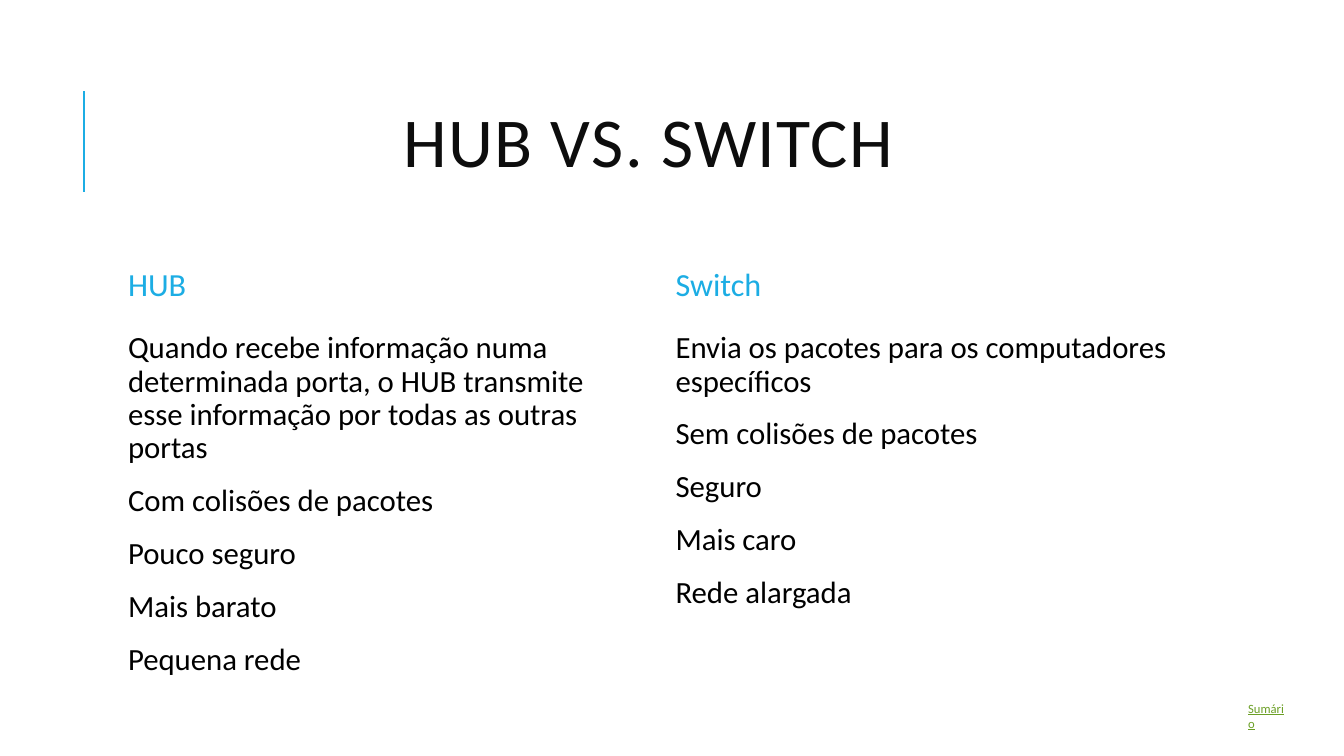
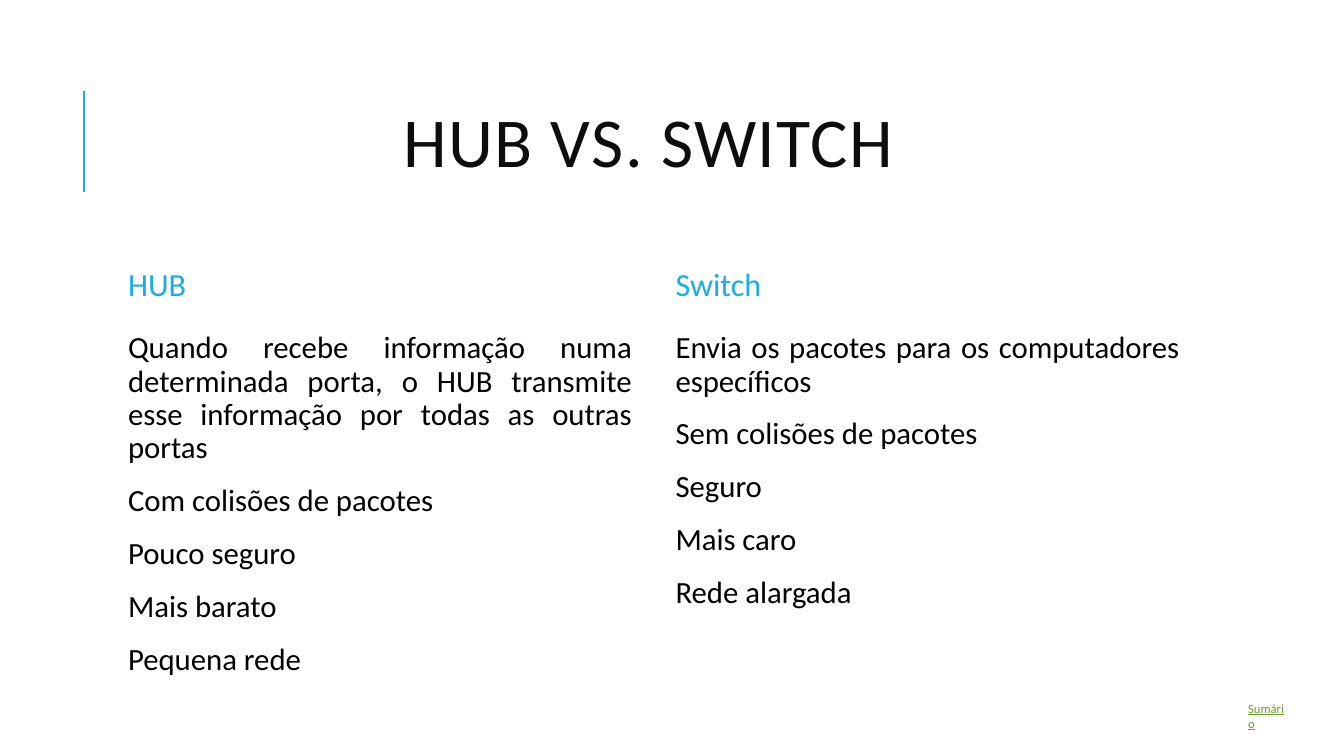
Before and after one commit to nunojmsantos/xunil, a slide deck: slide 11 of Conexões de Rede.pptx. Drawn at 1344x756 pixels with LibreOffice and Linux fonts; fonts in the diff are those of the drawing. Boxes give left, top, right and bottom in pixels: in the first picture for what was removed or moved away, otherwise in the second. Text is boxed around its words. In the diff, an @@ line names an element or a change of style, - is before the commit and + after.

```diff
--- a/Conexões de Rede.pptx
+++ b/Conexões de Rede.pptx
@@ text "Quando recebe informação numa determinada ..." at (128,336,632,675): alignment left to justified @@
@@ text "Envia os pacotes para os ..." at (676,336,1179,609): alignment left to justified @@
```
Also in this commit, not shown: 11 other slides changed, 1 other file.
